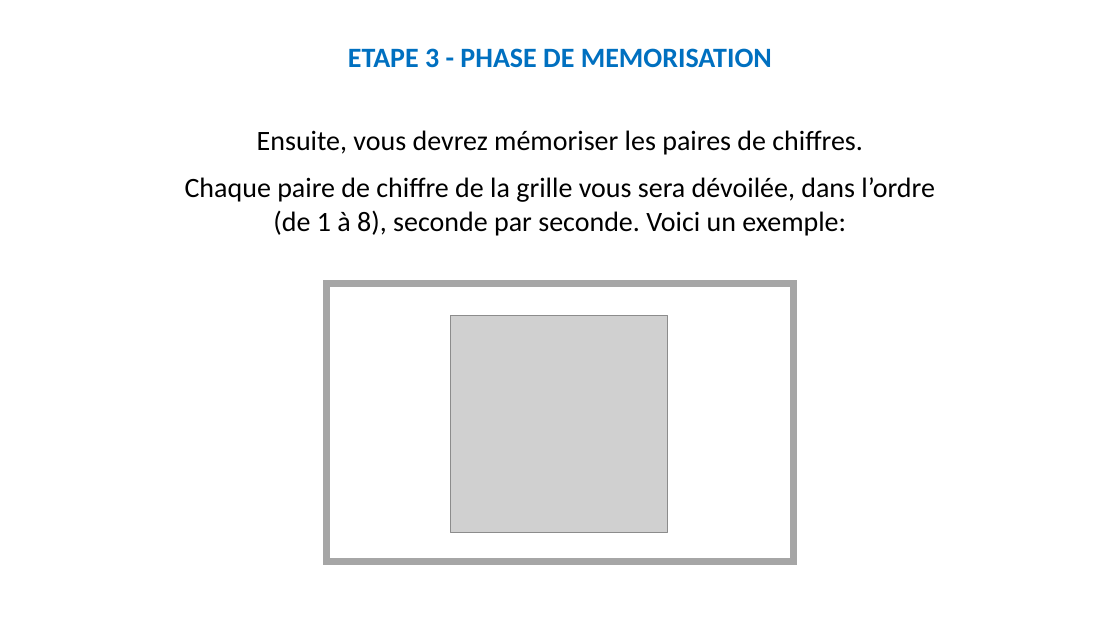
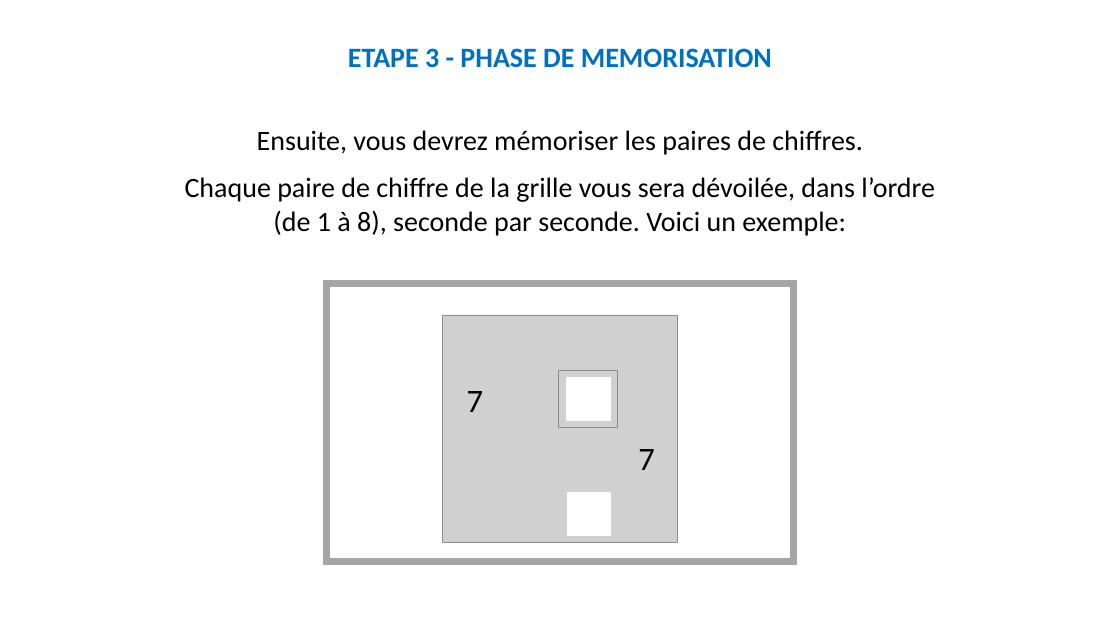
Before and after one commit to MBB-team/Online_Testing, a slide deck: slide 20 of src/SE_ELAN/Stimuli/Instructions.pptx. Drawn at 1120x630 pixels with LibreOffice and Linux fonts; fonts in the diff are those of the drawing; grey boxes stand for pictures. Boxes give left, top, right and bottom in pixels: in the first picture for what was removed or moved away, otherwise in the second. Text is boxed around its words. In the diff, an @@ line names an element or a change of style, - is before the commit and + after.

```diff
--- a/src/SE_ELAN/Stimuli/Instructions.pptx
+++ b/src/SE_ELAN/Stimuli/Instructions.pptx
@@ text added at (x1=467, y1=391, x2=484, y2=412), 28 pt, text #000000 @@
+7
@@ text added at (x1=638, y1=449, x2=655, y2=470), 28 pt, text #000000 @@
+7
@@ group added at (x1=443, y1=315, x2=677, y2=543): 2 pictures, 2 rectangles @@
```
Also in this commit, not shown: 13 other slides changed, 2 other files.
